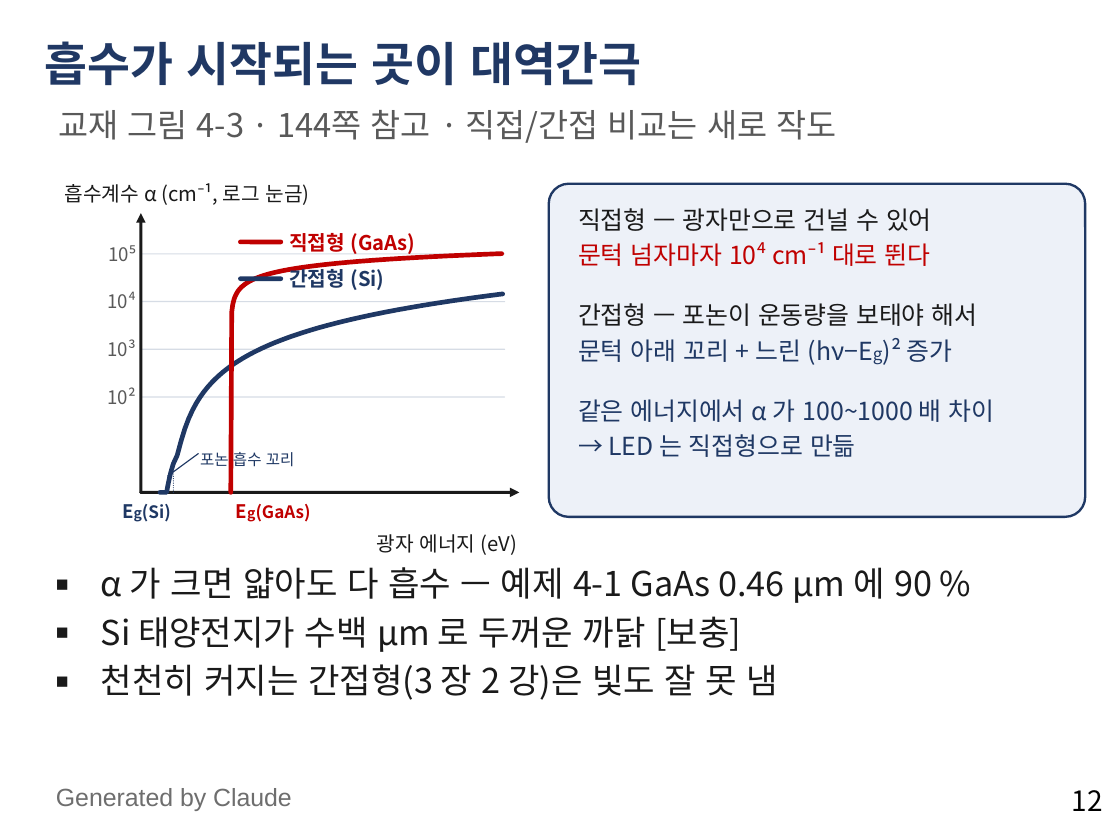
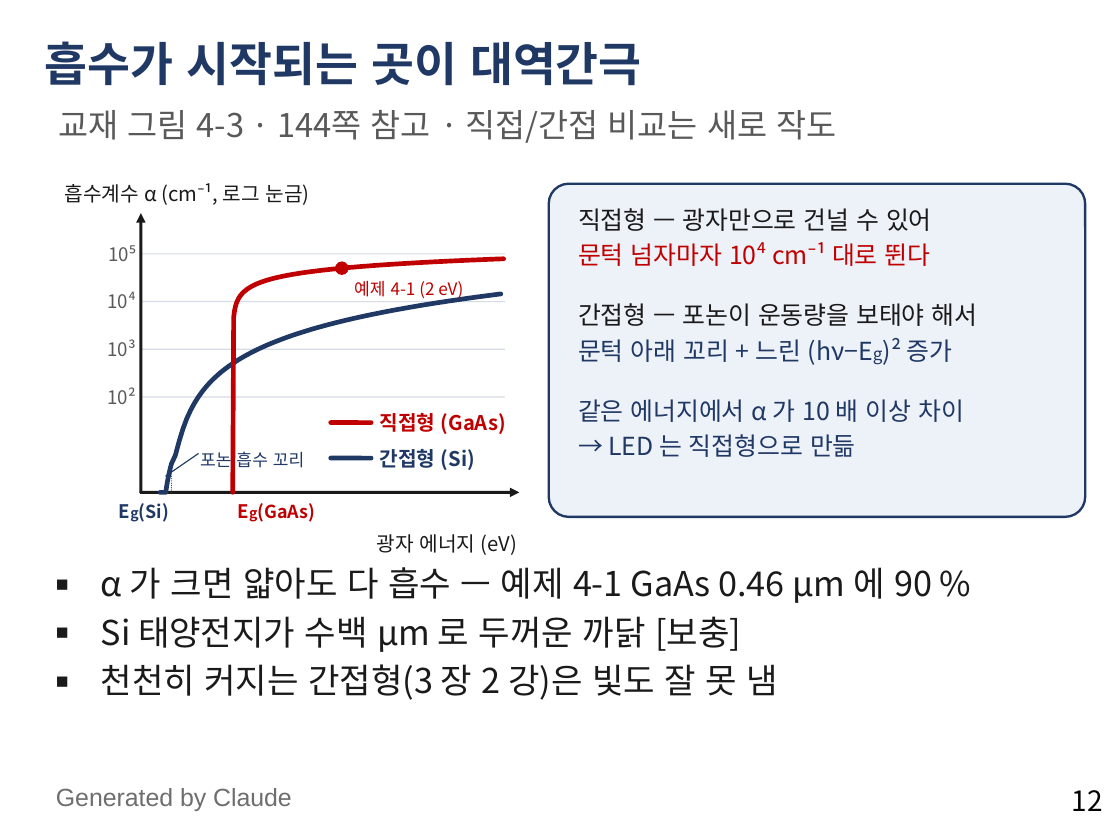
Before and after one commit to abcd8180/3A, a slide deck: slide 12 of 물리전자공학_4장_1강_빛과_과잉_캐리어.pptx. Drawn at 1120x840 pixels with LibreOffice and Linux fonts; fonts in the diff are those of the drawing. Boxes give left, top, right and bottom in pixels: in the first picture for what was removed or moved away, otherwise in the second. Text is boxed around its words. In the diff, an @@ line names an element or a change of style, - is before the commit and + after.

```diff
--- a/물리전자공학_4장_1강_빛과_과잉_캐리어.pptx
+++ b/물리전자공학_4장_1강_빛과_과잉_캐리어.pptx
@@ freeform shape resized from (x1=231, y1=253, x2=502, y2=492) to (x1=233, y1=259, x2=504, y2=493) @@
@@ line removed from (241, 242) to (281, 242) @@
@@ ellipse added at (x1=335, y1=261, x2=348, y2=274), fill #C00000 @@
@@ freeform shape at (x1=160, y1=293, x2=501, y2=492): outline redrawn @@
@@ text added at (x1=354, y1=281, x2=463, y2=300), 11 pt, text #C00000 @@
+예제 4-1 (2 eV)
@@ text "직접형 (GaAs)" moved from (x1=289, y1=233, x2=416, y2=256) to (x1=380, y1=413, x2=506, y2=434) @@
@@ text at (x1=578, y1=399, x2=964, y2=422): text changed @@
-같은 에너지에서 α 가 100~1000 배 차이
+같은 에너지에서 α 가 10 배 이상 차이
@@ text "포논 흡수 꼬리" at (x1=200, y1=449, x2=305, y2=472): size 10 to 11 pt @@
@@ line moved from (241, 279) - (281, 279) to (330, 422) - (371, 422) @@
@@ line (330, 422) - (371, 422): stroke #1F3864 3 pt to #C00000 3 pt @@
@@ text "간접형 (Si)" rewrapped from (x1=289, y1=265, x2=385, y2=290) to (x1=380, y1=449, x2=475, y2=470) @@
@@ line added from (330, 458) to (371, 458), #1F3864 3 pt @@
@@ text "Eg(Si)" at (x1=139, y1=503, x2=169, y2=522): size 11 to 11.5 pt in "Eg(Si)" @@
@@ text "Eg(GaAs)" at (x1=257, y1=503, x2=315, y2=522): size 11 to 11.5 pt in "Eg(GaAs)" @@
```
Also in this commit, not shown: 1 other slide changed.
